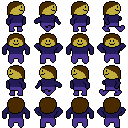
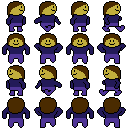
Layered file, before and after one edit (128px x 128px). Changes by layer:
painted on "Background" over [71, 50, 89, 63]
